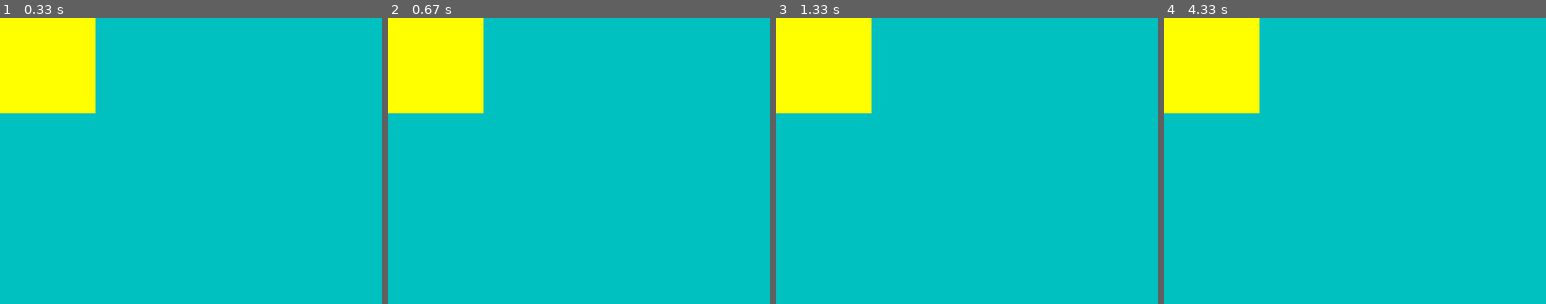
Above: before the commit, frames 1-4 (left to right).
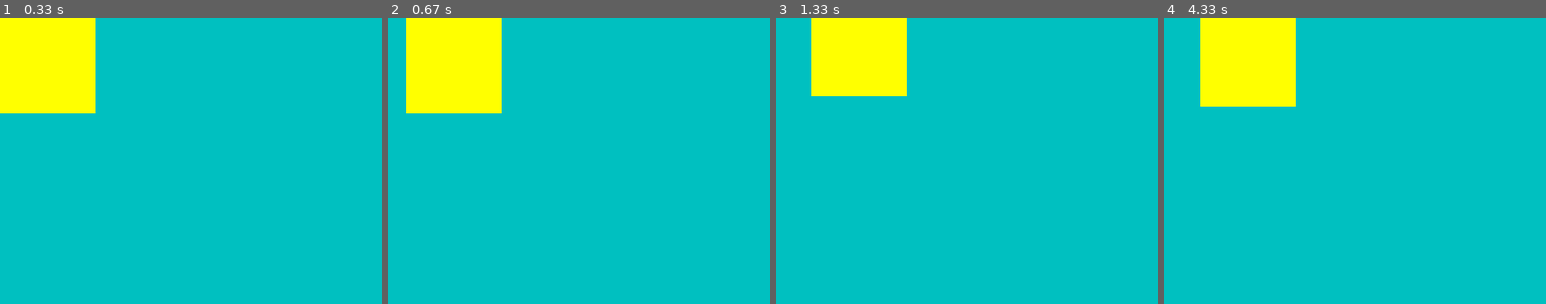
Above: after the commit, the same moments.

Repository: Sandr13/PyGame
Game: pygame game, started from Single.py
Two runs of this game, one before a commit and one after it. Both use one fixed random seed, a clock stepped at 60 frames per second and the inputs below.
Inputs:
- Up to frame 1 (0.33 s): no input
- Up to frame 2 (0.67 s): hold D from 0.33 s (still down)
- Up to frame 3 (1.33 s): release D at 0.8 s; hold W 0.83-1.13 s; hold D from 1.17 s (still down)
- Up to frame 4 (4.33 s): release D at 1.63 s; hold A 1.67-2.2 s; hold S 2.23-2.53 s; hold A 2.57-2.97 s; hold W 3-3.37 s; hold D 3.4-4.03 s; hold S from 4.07 s (still down)
The pictures show only the part of the screen within x 0-50%, y 0-50%; the shares and areas given below are measured in that part.

Frame 1 is identical in both runs. In frame 2, 3.2% of the frame differs, in the area x 0-30%, y 0-34%; in frame 3, 6.6%, in the area x 0-35%, y 0-34%; in frame 4, 6.5%.

Commit message:
Update Single.py

Diff:
--- a/Single.py
+++ b/Single.py
@@ -38,6 +38,18 @@
         ################### Рисуем игрока ###################
         pygame.draw.rect(display, (255, 255, 0), (user1.x, user1.y, user1.width, user1.height))
 
+        ################### Инициализируем клавиатуру ###################
+        keys = pygame.key.get_pressed()
+
+        if keys[pygame.K_w]:
+            user1.y -= user1.speed
+        elif keys[pygame.K_a]:
+            user1.x -= user1.speed
+        elif keys[pygame.K_s]:
+            user1.y += user1.speed
+        elif keys[pygame.K_d]:
+            user1.x += user1.speed
+
         pygame.display.update() # обновляем наш дисплей
 
 run_game()
